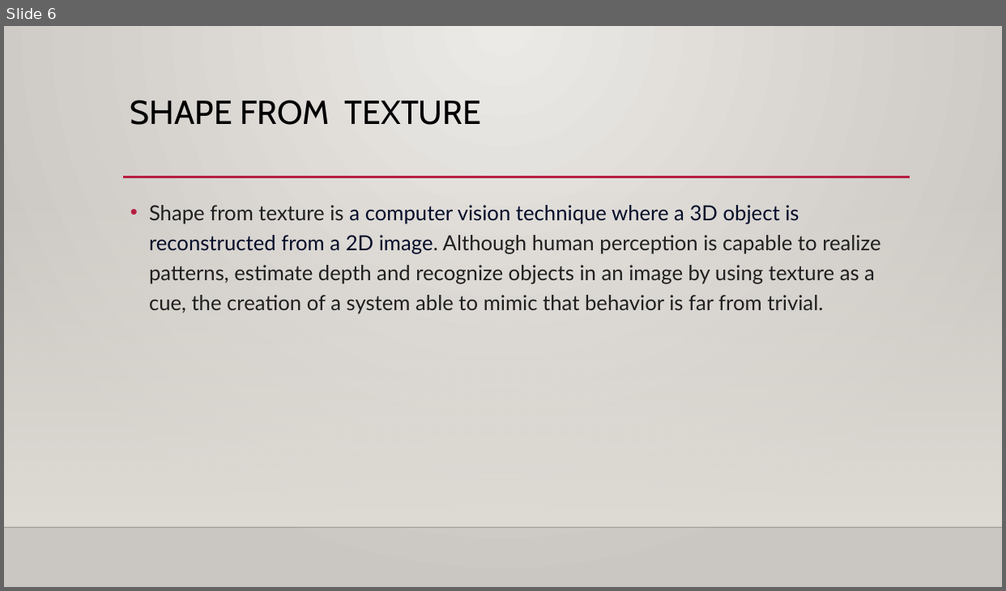
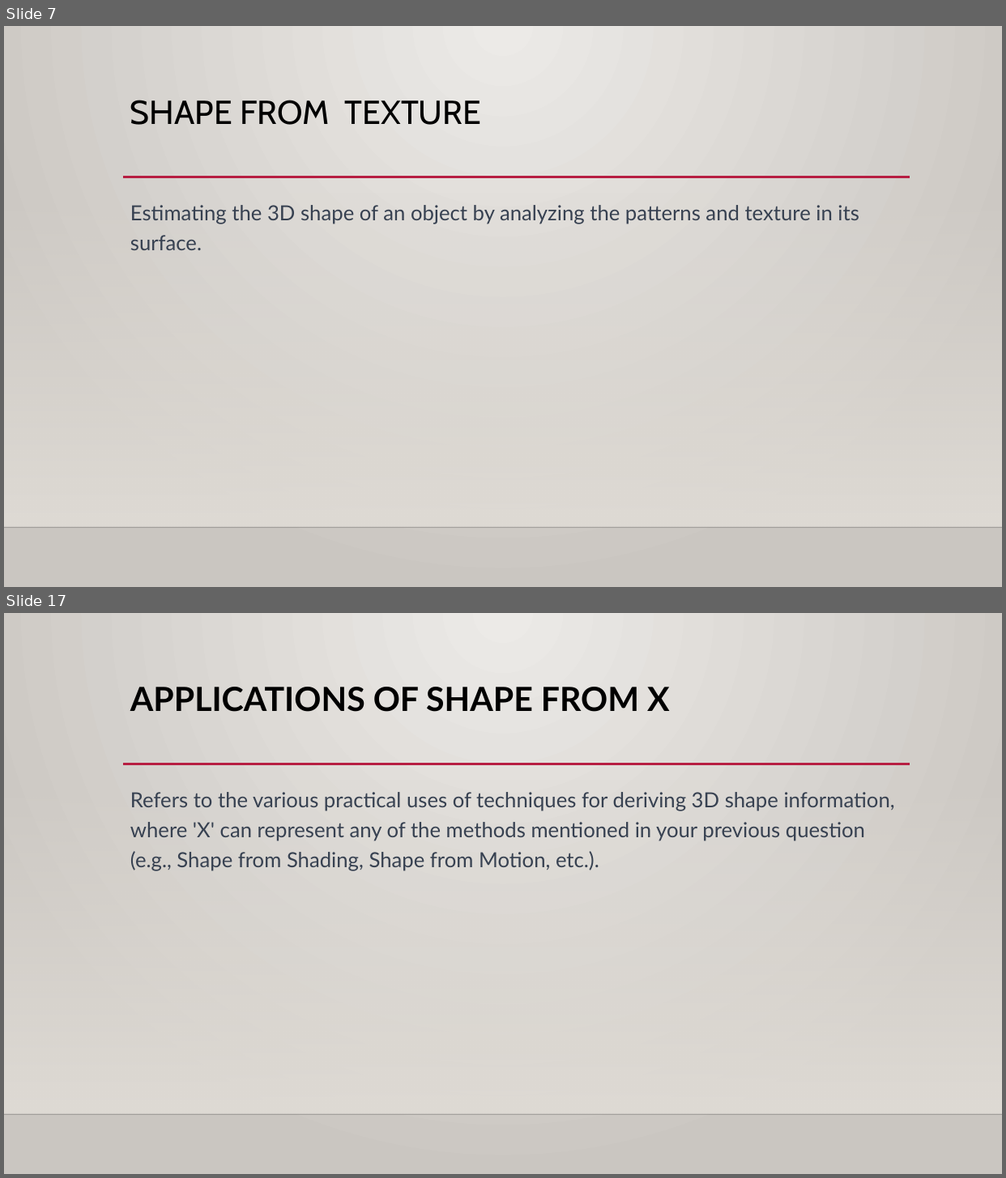
Before and after one commit to SC-One/ShapeFromX_Uni_report, a slide deck: Presentation/ShapeFromX_v1.pptx. Shown one above the other, each under a label of ours: slide 6 before the commit, slides 7 and 17 after it; the slides between them are not shown. The pictures are 1006x591 and 1006x1178 pixels, drawn with LibreOffice and Linux fonts; fonts in the diff are those of the drawing; background and template pictures are left out. Boxes give left, top, right and bottom in pixels: in the first picture for what was removed or moved away, otherwise in the second. Text is boxed around its words. In the diff, an @@ line names an element or a change of style, - is before the commit and + after.

```diff
--- a/Presentation/ShapeFromX_v1.pptx
+++ b/Presentation/ShapeFromX_v1.pptx
@@ slide 17 added at (x1=4, y1=613, x2=1002, y2=1174), background gradient #ECEAE7 to #CAC7C1; not listed: 3 template elements that a slide beside it also shows @@
@@ title added at (x1=130, y1=687, x2=670, y2=712), 32 pt, text #000000, bold @@
+APPLICATIONS OF SHAPE FROM X
@@ text added at (x1=130, y1=792, x2=895, y2=871), 20 pt, text #374151 @@
+Refers to the various practical uses of techniques for deriving 3D shape information, where 'X' can represent any of the methods mentioned in your previous question (e.g., Shape from Shading, Shape from Motion, etc.).
@@ what was slide 6 is now slide 7 @@
@@ slide 7 changed as well @@
@@ text at (x1=130, y1=205, x2=859, y2=250): text changed; text colour #1F1F1F to #374151 @@
-• Shape from texture is a computer vision technique where a 3D object is reconstructed from a 2D image. Although human perception is capable to realize patterns, estimate depth and recognize objects in an image by using texture as a cue, the creation of a system able to mimic that behavior is far from trivial.
+Estimating the 3D shape of an object by analyzing the patterns and texture in its surface.
```
Also in this commit, not shown: 4 other slides changed, 12 other slides added, 2 slides removed.
